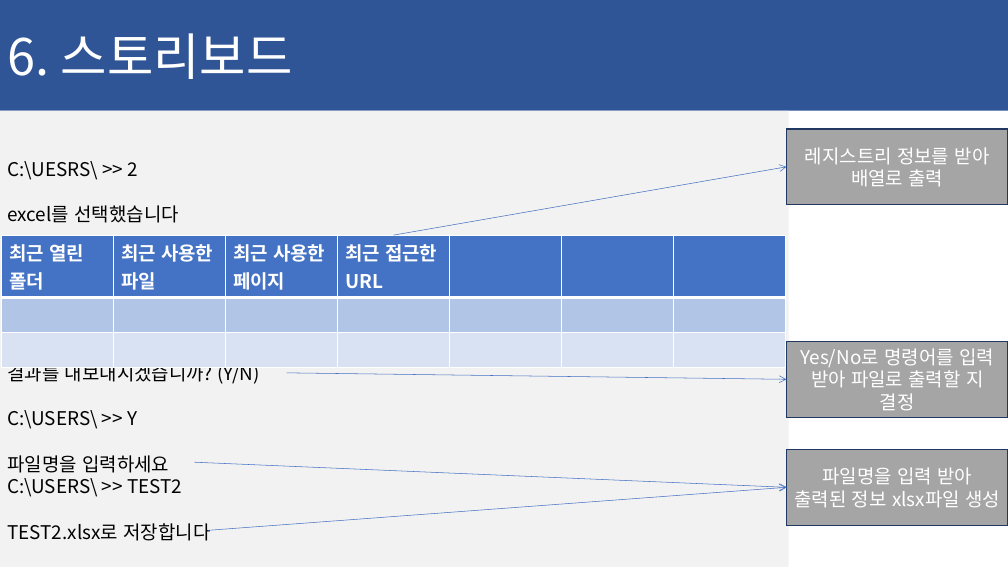
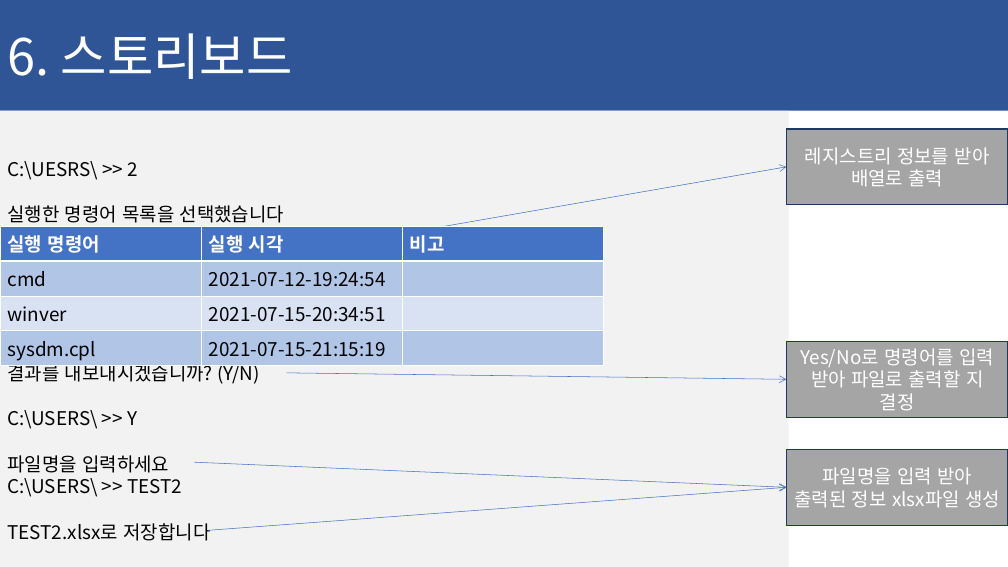
Before and after one commit to ChaeSung-Lee/DJ_InternShip, a slide deck: slide 33 of 2021_Summer/jp.hong/Project_BnD_jph.pptx. Drawn at 1008x567 pixels with LibreOffice and Linux fonts; fonts in the diff are those of the drawing. Boxes give left, top, right and bottom in pixels: in the first picture for what was removed or moved away, otherwise in the second. Text is boxed around its words. In the diff, an @@ line names an element or a change of style, - is before the commit and + after.

```diff
--- a/2021_Summer/jp.hong/Project_BnD_jph.pptx
+++ b/2021_Summer/jp.hong/Project_BnD_jph.pptx
@@ text in rectangle at box(7, 205, 284, 223): text changed @@
-excel를 선택했습니다
+실행한 명령어 목록을 선택했습니다
@@ table added at box(0, 226, 603, 365), 4 rows, 3 columns @@
+실행 명령어 | 실행 시각 | 비고
+cmd | 2021-07-12-19:24:54 | 
+winver | 2021-07-15-20:34:51 | 
+sysdm.cpl | 2021-07-15-21:15:19 | 
@@ table removed at box(2, 235, 785, 349), 3 rows, 7 columns @@
-최근 열린 폴더 | 최근 사용한 파일 | 최근 사용한 페이지 | 최근 접근한 URL |  |  | 
- |  |  |  |  |  | 
- |  |  |  |  |  | 
```
Also in this commit, not shown: 5 other slides changed, 1 slide removed, 1 other file.
